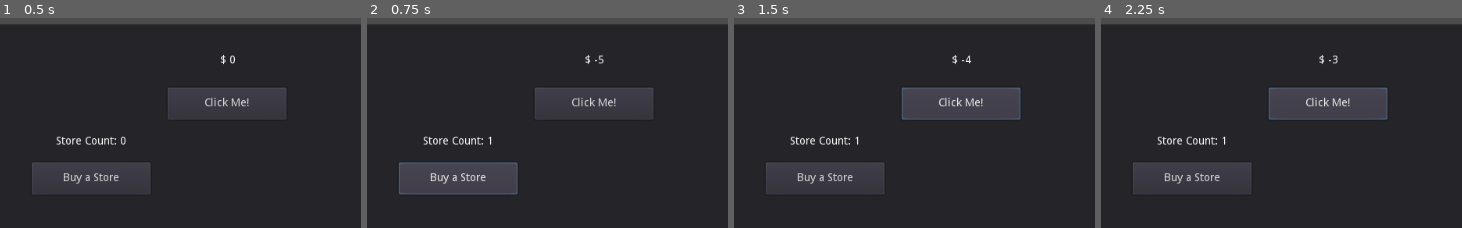
Above: before the commit, frames 1-4 (left to right).
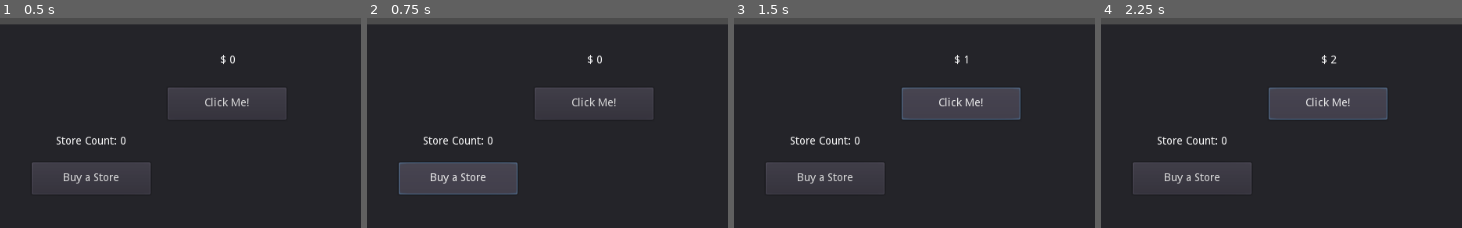
Above: after the commit, the same moments.

Repository: shawn220a/GodotIdleTycoon
Game: Godot game, scene res://store.tscn
The game is run twice, just before and just after one commit, with the same random seed, the same clock (stepped at 60 frames per second) and the same inputs.
Inputs:
- Up to frame 1 (0.5 s): no input
- Up to frame 2 (0.75 s): click "Buy a Store" at 0.5 s
- Up to frame 3 (1.5 s): click "Click Me!" at 1.25 s
- Up to frame 4 (2.25 s): click "Click Me!" at 2 s
The pictures show only the part of the screen within x 18-68%, y 0-50%; the shares and areas given below are measured in that part.

Frame 1 is identical in both runs. In frame 2, 0.2% of the frame differs, in the area x 33-66%, y 17-61%; in frame 3, 0.2%; in frame 4, 0.2%.

Commit message:
Create a conditional to not be able to buy store with out funds

Diff:
--- a/store.gd
+++ b/store.gd
@@ -16,6 +16,7 @@
 	UpdateUI()
 
 func _on_BuyButton_pressed():
-	store_count += 1
-	money -= 5
+	if money >= 5:
+		store_count += 1
+		money -= 5
 	UpdateUI()
